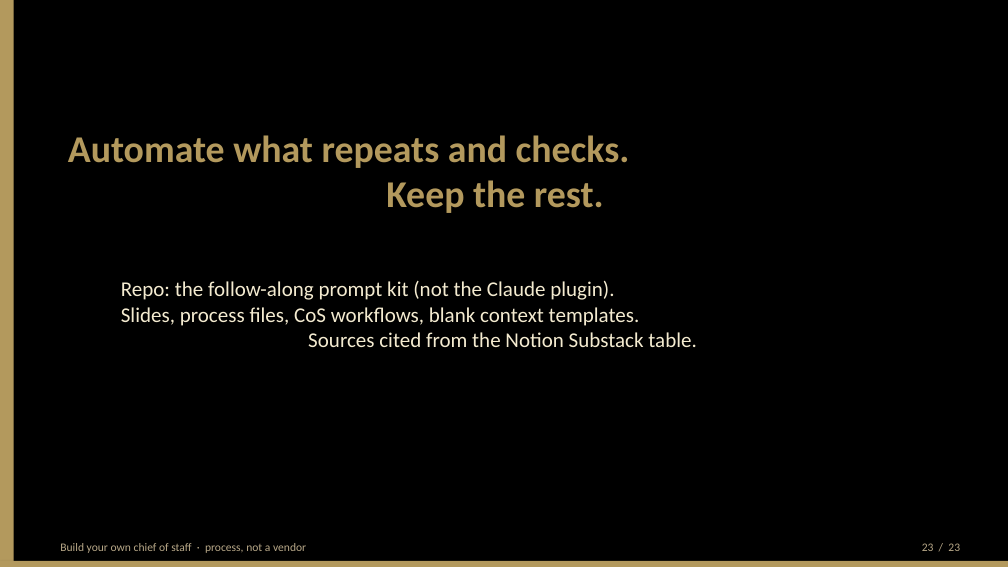
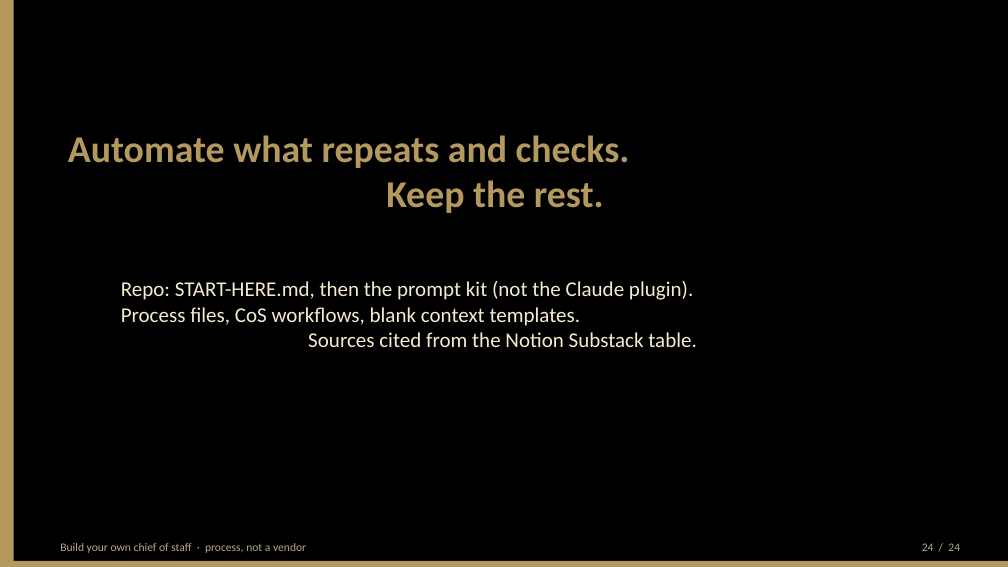
Before and after one commit to BittahCriminal/build-your-own-chief-of-staff, a slide deck: slide 24 of slides/building-your-own-chief-of-staff.pptx (slide 23 before the commit). Drawn at 1008x567 pixels with LibreOffice and Linux fonts; fonts in the diff are those of the drawing. Boxes give left, top, right and bottom in pixels: in the first picture for what was removed or moved away, otherwise in the second. Text is boxed around its words. In the diff, an @@ line names an element or a change of style, - is before the commit and + after.

Commit message:
Show the kit as six files with a purpose.
Add a presentation overview slide and put sources.md on the private-context slide. Skip the SOP walkthrough.

```diff
--- a/slides/building-your-own-chief-of-staff.pptx
+++ b/slides/building-your-own-chief-of-staff.pptx
@@ text at [121,281,696,347]: text changed @@
-Repo: the follow-along prompt kit (not the Claude plugin).
-Slides, process files, CoS workflows, blank context templates.
-Sources cited from the Notion Substack table.
+Repo: START-HERE.md, then the prompt kit (not the Claude plugin).
+Process files, CoS workflows, blank context templates.
+Sources cited from the Notion Substack table.
@@ text at [922,543,960,551]: text changed @@
-23 / 23
+24 / 24
```
Also in this commit, not shown: 22 other slides changed, 1 slide added, 1 other file.
